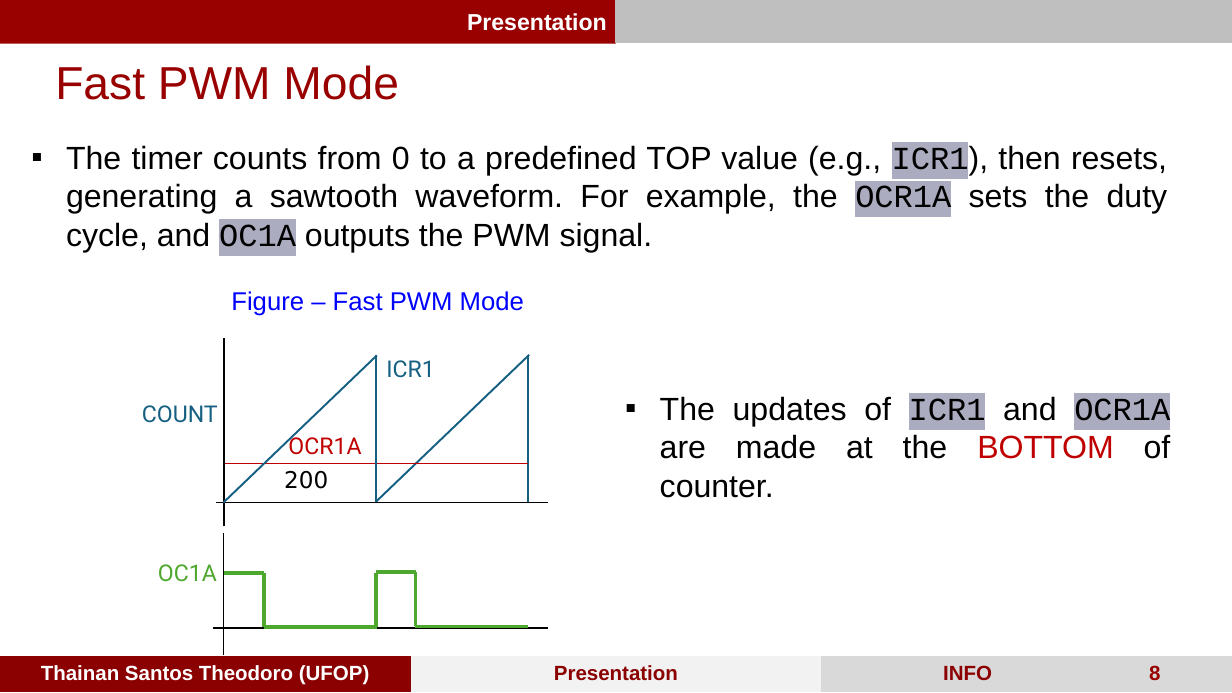
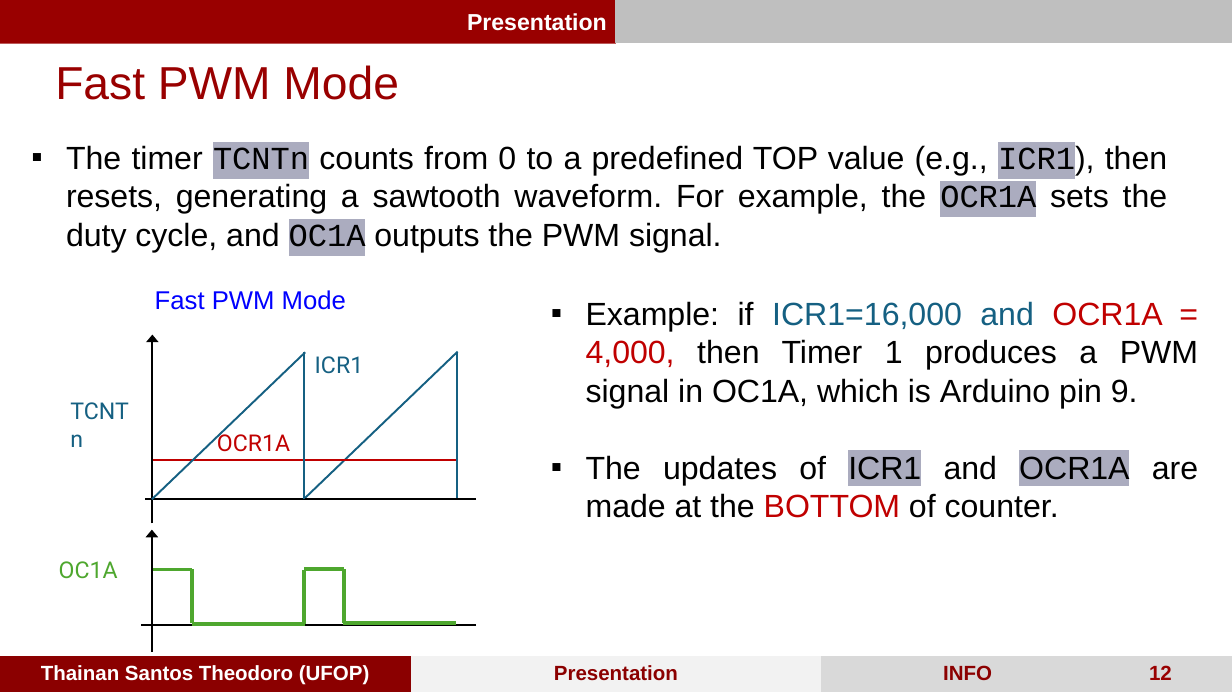
Before and after one commit to ThainanST/sPWM_arduino, a slide deck: slide 12 of Arduino PWM.pptx (slide 8 before the commit). Drawn at 1232x693 pixels with LibreOffice and Linux fonts; fonts in the diff are those of the drawing. Boxes give left, top, right and bottom in pixels: in the first picture for what was removed or moved away, otherwise in the second. Text is boxed around its words. In the diff, an @@ line names an element or a change of style, - is before the commit and + after.

```diff
--- a/Arduino PWM.pptx
+++ b/Arduino PWM.pptx
@@ text at <box>66,145,1168,254</box>: text changed @@
-▪ The timer counts from 0 to a predefined TOP value (e.g., ICR1), then resets, generating a sawtooth waveform. For example, the OCR1A sets the duty cycle, and OC1A outputs the PWM signal.
+▪ The timer TCNTn counts from 0 to a predefined TOP value (e.g., ICR1), then resets, generating a sawtooth waveform. For example, the OCR1A sets the duty cycle, and OC1A outputs the PWM signal.
@@ text at <box>155,290,346,310</box>: text changed @@
-Figure – Fast PWM Mode
+Fast PWM Mode
@@ text "Example: if ICR1=16,000 and OCR1A ...": place and size @@
-text "Example: if ICR1=16,000 and OCR1A ..." at <box>660,396,1171,498</box>
+text "Example: if ICR1=16,000 and OCR1A ..." at <box>586,301,1198,518</box>
@@ text at <box>586,301,1198,408</box>: paragraph added @@
+▪ Example: if ICR1=16,000 and OCR1A = 4,000, then Timer 1 produces a PWM signal in OC1A, which is Arduino pin 9.
@@ line (152, 523) - (152, 335): line to arrow @@
@@ text "ICR1": place and size @@
-text "ICR1" at <box>386,360,435,378</box>
+text "ICR1" at <box>315,356,364,374</box>
@@ text at <box>142,405,218,423</box>: text changed @@
-COUNT
+TCNTn
@@ text removed at <box>284,471,328,489</box> @@
-200
@@ text at <box>586,455,1198,518</box>: font Courier New to Arial in "ICR1 OCR1A" @@
@@ line (152, 652) - (152, 530): line to arrow @@
@@ text "OC1A": place and size @@
-text "OC1A" at <box>158,564,217,582</box>
+text "OC1A" at <box>59,561,118,579</box>
@@ 14 lines, 2 arrows, 1 text: place and size @@
-14 lines, 2 arrows, 1 text at <box>213,338,548,655</box>
+14 lines, 2 arrows, 1 text at <box>141,335,476,652</box>
@@ page number at <box>1149,665,1172,680</box>: text changed @@
-8
+12
```
Also in this commit, not shown: 14 other slides changed, 26 slides added, 3 slides removed, 50 other files.
